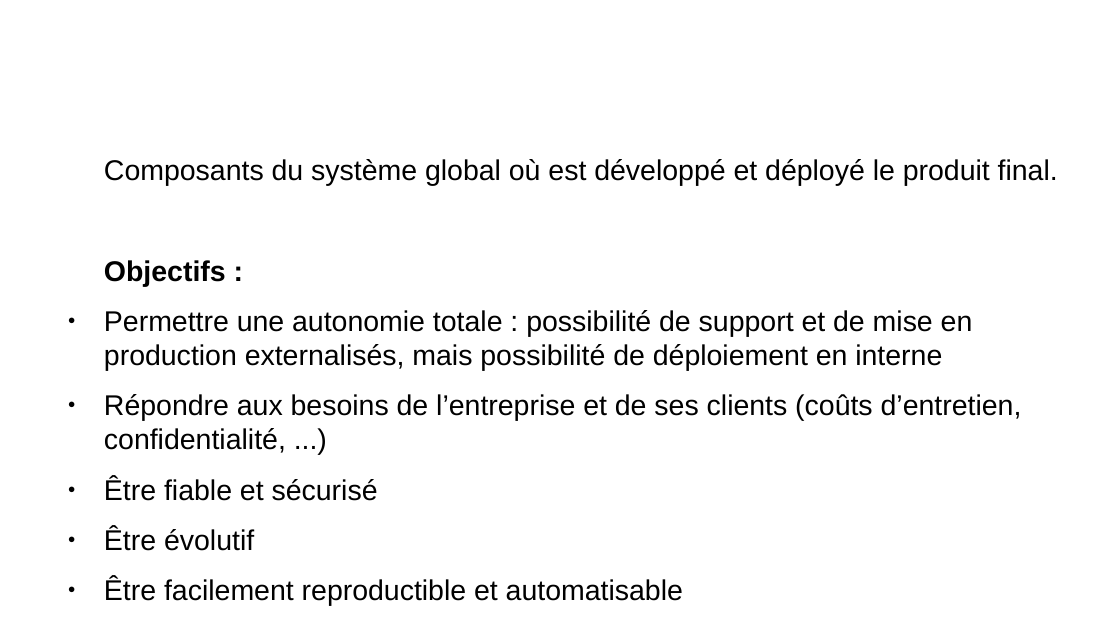
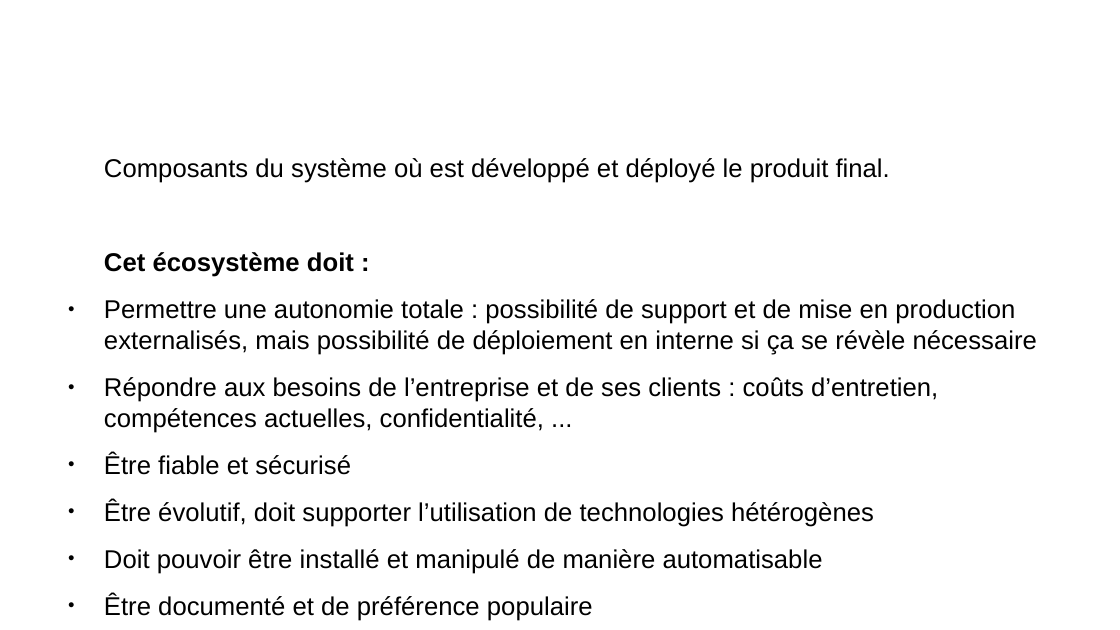
Before and after one commit to remipassmoilesel/ci-cd-plan, a slide deck: slide 8 of ci-cd-plan.odp. Drawn at 1120x630 pixels with LibreOffice and Linux fonts; fonts in the diff are those of the drawing; background and template pictures are left out. Boxes give left, top, right and bottom in pixels: in the first picture for what was removed or moved away, otherwise in the second. Text is boxed around its words. In the diff, an @@ line names an element or a change of style, - is before the commit and + after.

```diff
--- a/ci-cd-plan.odp
+++ b/ci-cd-plan.odp
@@ text at box(104, 158, 1037, 433): text changed; size 20.1 to 18.2 pt @@
-Composants du système global où est développé et déployé le produit final.
-Objectifs :
-● Permettre une autonomie totale : possibilité de support et de mise en production externalisés, mais possibilité de déploiement en interne
-● Répondre aux besoins de l’entreprise et de ses clients (coûts d’entretien, confidentialité, ...)
+Composants du système où est développé et déployé le produit final.
+Cet écosystème doit :
+● Permettre une autonomie totale : possibilité de support et de mise en production externalisés, mais possibilité de déploiement en interne si ça se révèle nécessaire
+● Répondre aux besoins de l’entreprise et de ses clients : coûts d’entretien, compétences actuelles, confidentialité, ...
@@ text at box(104, 453, 351, 475): size 20.1 to 18.2 pt in "Être fiable et sécurisé" @@
@@ text at box(104, 500, 874, 621): text changed; size 20.1 to 18.2 pt @@
-● Être évolutif
-● Être facilement reproductible et automatisable
+● Être évolutif, doit supporter l’utilisation de technologies hétérogènes
+● Doit pouvoir être installé et manipulé de manière automatisable
+● Être documenté et de préférence populaire
```
Also in this commit, not shown: 17 other slides changed, 3 slides added, 1 slide removed, 2 other files.
